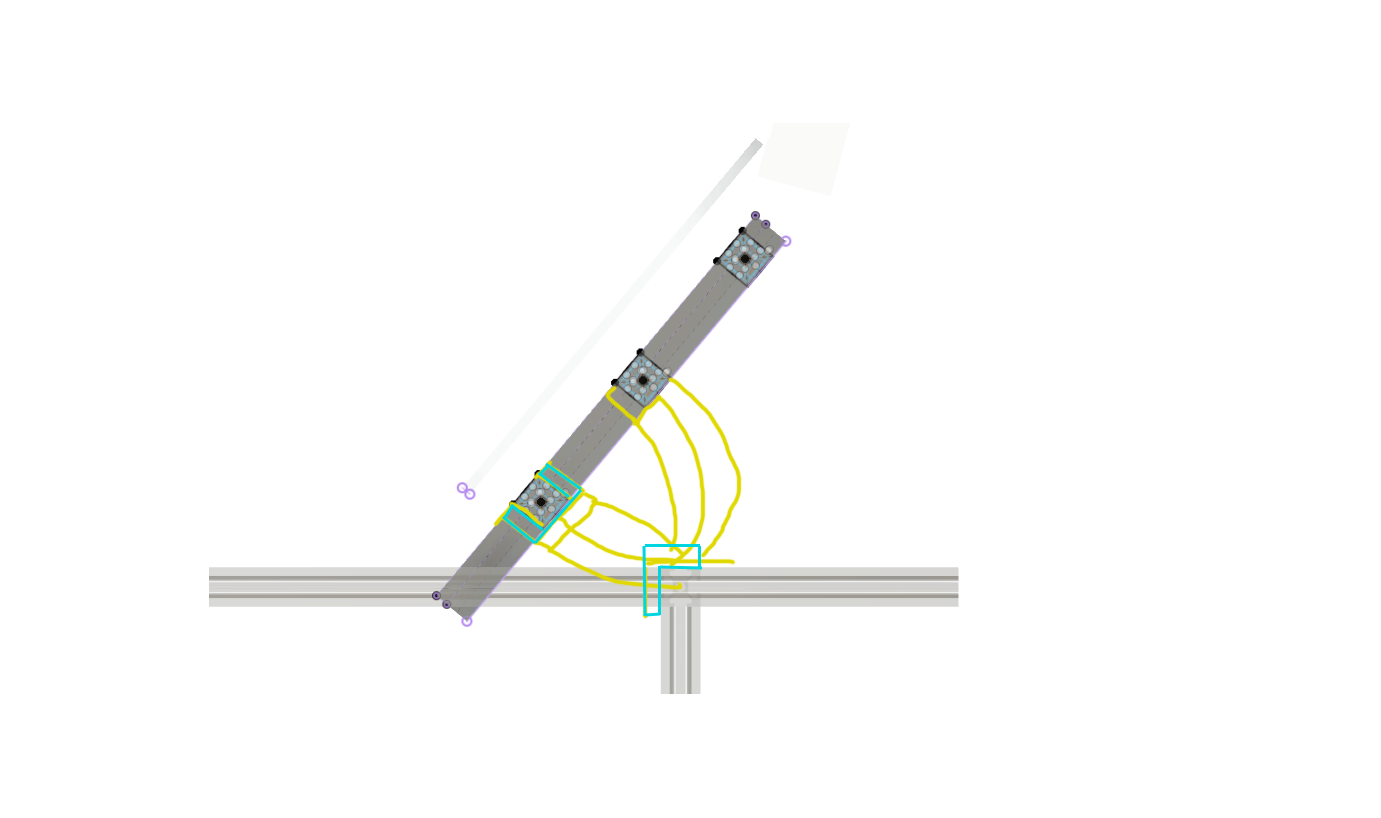
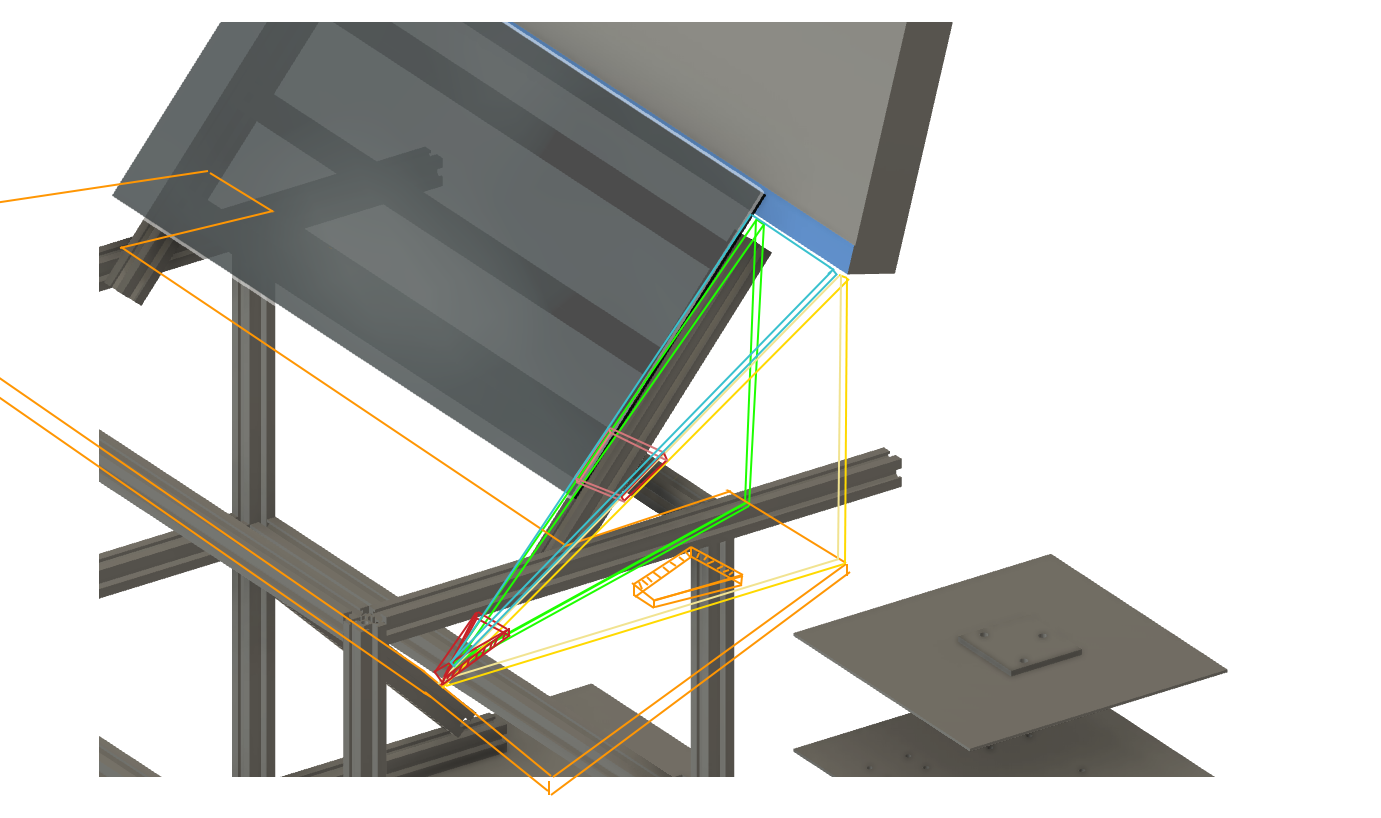
Before/after of a 1381×818 layered artwork. What changed in the layer stack:
removed layer "Layer 4" over <box>502,462,703,617</box>
removed layer "Layer 3" over <box>493,377,742,619</box>
removed layer "side" over <box>209,123,1171,694</box>
added layer "Triangle_mechanism_A_2" above "Triangle_mechanism_supp_2" over <box>449,213,838,668</box>
added layer "Triangle_mechanism_supp_2" above "Triangle_mechanism_B" over <box>433,426,669,686</box>
added layer "Triangle_mechanism_B" (1st of 2) above "Base_arclic_A" over <box>437,274,850,690</box>
added layer "Base_arclic_A" above "Triangle_mechanism_supp" over <box>0,170,851,796</box>
added layer "Triangle_mechanism_C" above "Triangle_mechanism_B" over <box>447,218,766,669</box>
showed "side_support_skectch(behind)" over <box>610,386,679,481</box>
showed "side_supoort_BAse" over <box>99,22,1228,777</box>
